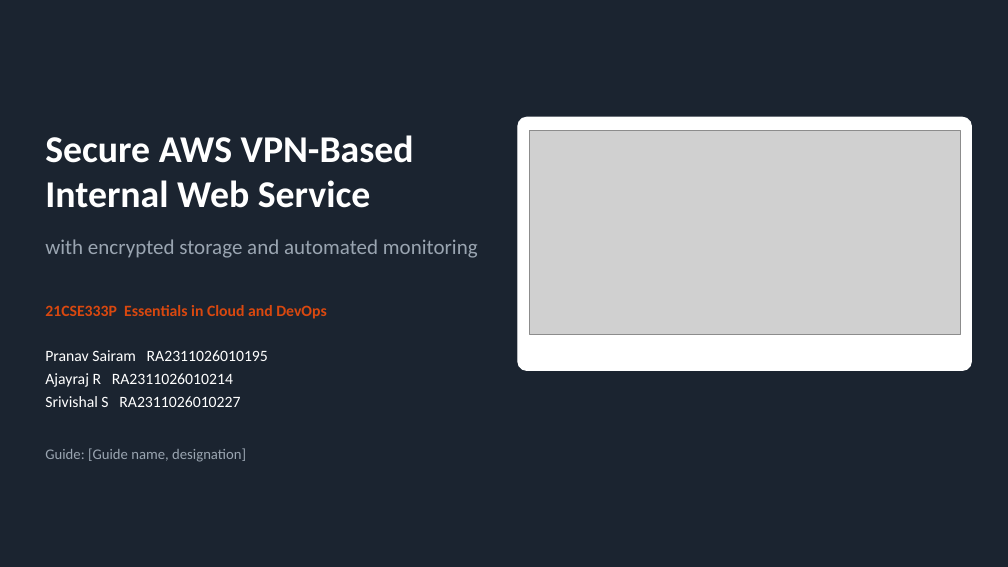
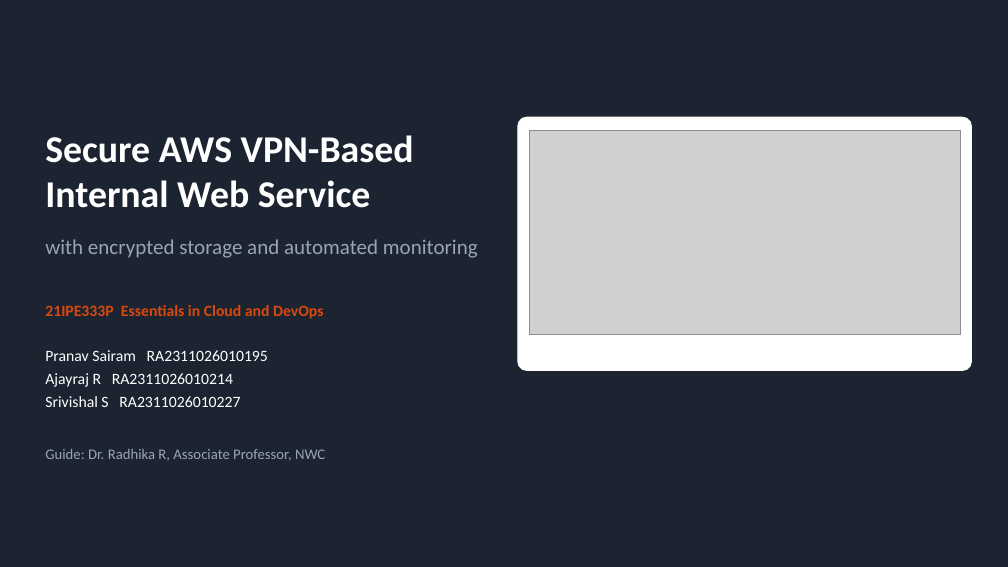
Before and after one commit to root-daemon/secure-vpn-webservice, a slide deck: slide 1 of docs/Project_Presentation.pptx. Drawn at 1008x567 pixels with LibreOffice and Linux fonts; fonts in the diff are those of the drawing; grey boxes stand for pictures. Boxes give left, top, right and bottom in pixels: in the first picture for what was removed or moved away, otherwise in the second. Text is boxed around its words. In the diff, an @@ line names an element or a change of style, - is before the commit and + after.

```diff
--- a/docs/Project_Presentation.pptx
+++ b/docs/Project_Presentation.pptx
@@ text at bbox=[45, 305, 323, 319]: text changed @@
-21CSE333P Essentials in Cloud and DevOps
+21IPE333P Essentials in Cloud and DevOps
@@ text at bbox=[45, 449, 325, 461]: text changed @@
-Guide: [Guide name, designation]
+Guide: Dr. Radhika R, Associate Professor, NWC
```
Also in this commit, not shown: 5 other files.
